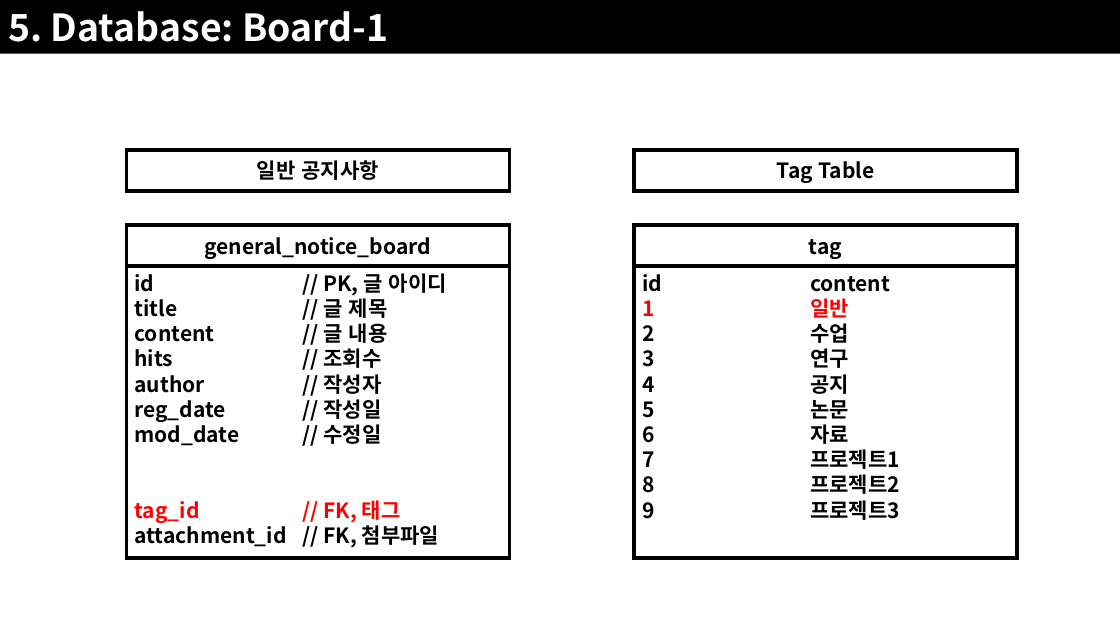
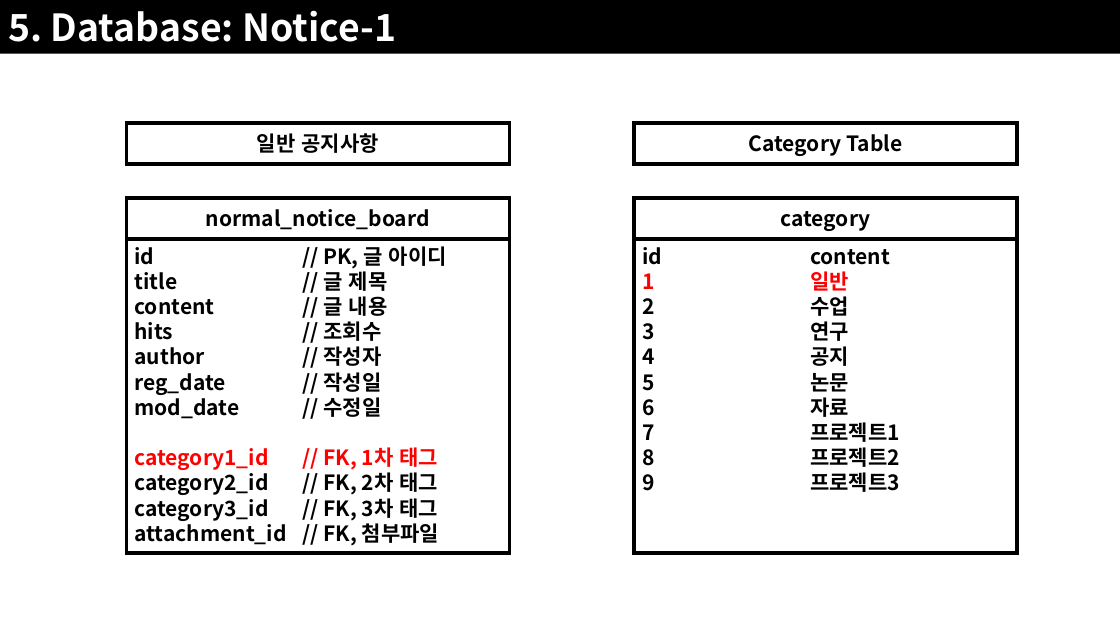
Before and after one commit to JoSihun/CGVR_Lab, a slide deck: slide 29 of documents/01_프로젝트_개발계획.pptx. Drawn at 1120x630 pixels with LibreOffice and Linux fonts; fonts in the diff are those of the drawing. Boxes give left, top, right and bottom in pixels: in the first picture for what was removed or moved away, otherwise in the second. Text is boxed around its words. In the diff, an @@ line names an element or a change of style, - is before the commit and + after.

```diff
--- a/documents/01_프로젝트_개발계획.pptx
+++ b/documents/01_프로젝트_개발계획.pptx
@@ text in rectangle at [8, 10, 396, 42]: text changed @@
-5. Database: Board-1
+5. Database: Notice-1
@@ 3 rectangles: place and size @@
-3 rectangles at [126, 150, 1017, 266]
+3 rectangles at [126, 123, 1017, 239]
@@ text in rectangle at [749, 134, 902, 156]: text changed @@
-Tag Table
+Category Table
@@ text in rectangle at [206, 209, 430, 230]: text changed @@
-general_notice_board
+normal_notice_board
@@ rectangle added at [634, 198, 1017, 239], outline #000000 3 pt, 18 pt, text #000000, bold @@
+category
@@ rectangle "id // PK, 글 아이디": place and size @@
-rectangle "id // PK, 글 아이디" at [126, 266, 509, 558]
+rectangle "id // PK, 글 아이디" at [126, 239, 509, 554]
@@ rectangle "id content": place and size @@
-rectangle "id content" at [634, 266, 1017, 558]
+rectangle "id content" at [634, 239, 1017, 554]
@@ rectangle removed at [634, 225, 1017, 266] @@
-tag
@@ text in rectangle at [135, 447, 438, 520]: text changed; text colour #FF0000 to #000000 @@
-tag_id // FK, 태그
+category1_id // FK, 1차 태그
+category2_id // FK, 2차 태그
+category3_id // FK, 3차 태그
```
Also in this commit, not shown: 7 other slides changed, 4 slides added, 1 slide removed, 5 other files.
